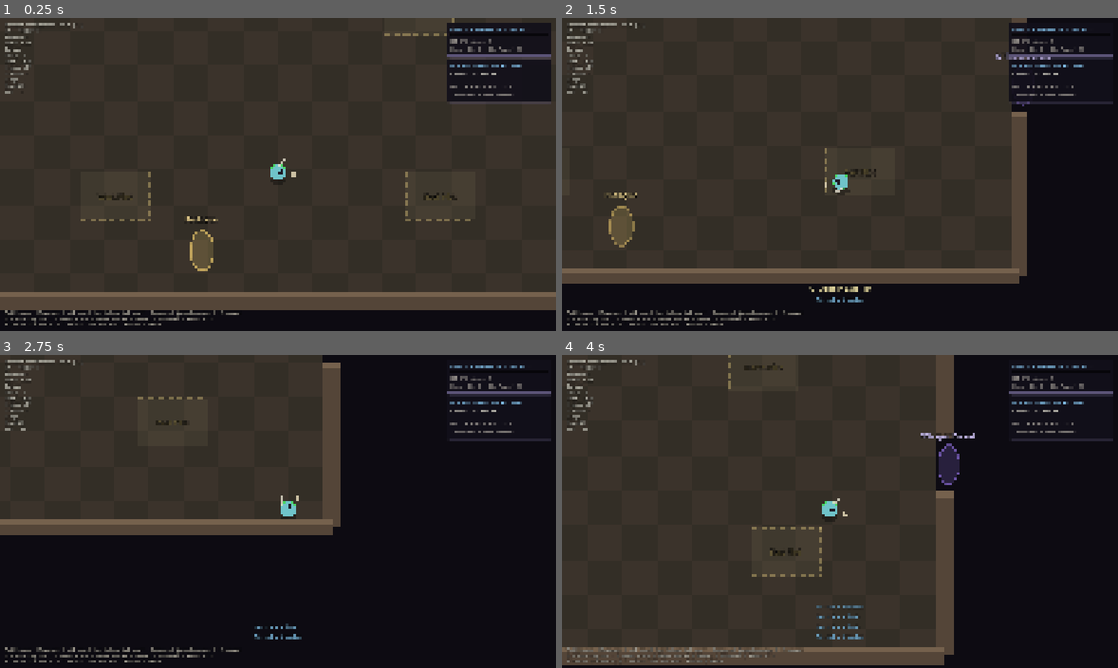
Above: before the commit, frames 1-4 (two rows, left to right).
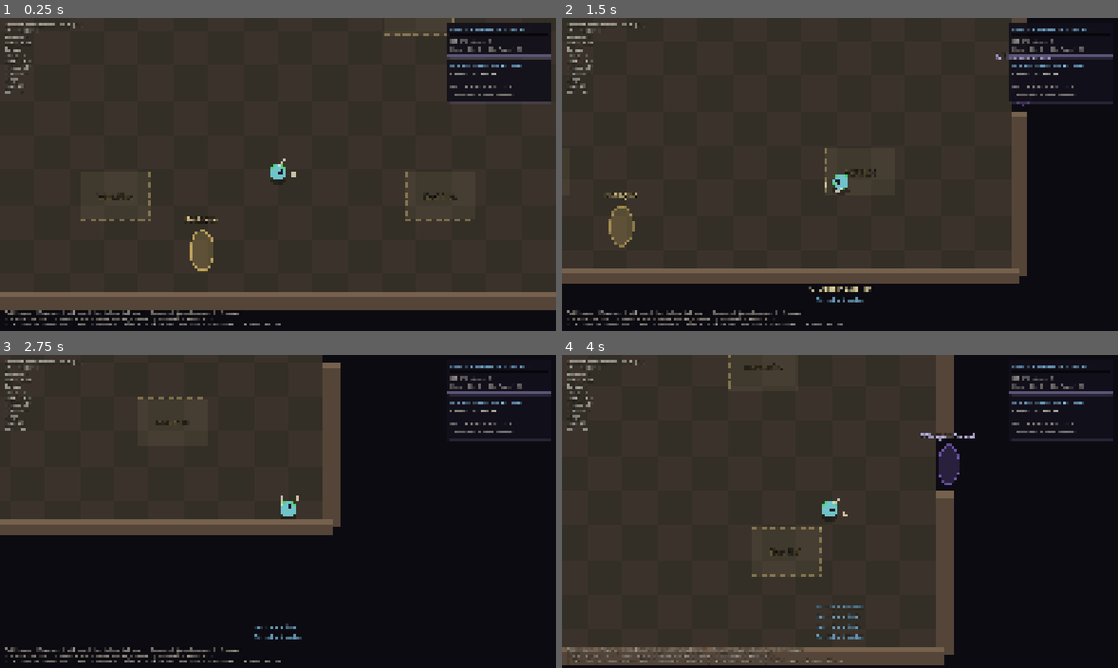
Above: after the commit, the same moments.

Repository: ncbender/Echo-of-the-Hollow
Game: Godot game, scene res://scenes/maps/home_base.tscn
Same seed, same stepped clock (60 frames per second), same inputs: the game is played once before the commit and once after it.
Inputs (mouse positions are in pixels of both pictures, inside the frame that each line leads up to):
- Up to frame 1 (0.25 s): no input
- Up to frame 2 (1.5 s): tap Enter at 0.5 s; move the mouse to (962, 158) at 0.52 s; hold D (move_right) 0.53-1.28 s; hold G (interact) 0.53-1.28 s; click (962, 158) at 0.67 s; move the mouse to (728, 190) at 1.27 s; hold S (move_down) from 1.28 s (still down); tap Q (ability_1) at 1.35 s
- Up to frame 3 (2.75 s): tap G (interact) at 1.55 s; move the mouse to (333, 442) at 2.02 s; release S (move_down) at 2.03 s; hold D (move_right) from 2.03 s (still down); hold G (interact) from 2.03 s (still down); tap E (ability_2) at 2.1 s
- Up to frame 4 (4 s): move the mouse to (812, 574) at 2.77 s; release D (move_right) at 2.78 s; release G (interact) at 2.78 s; hold W (move_up) 2.78-3.53 s; tap R (ability_3) at 2.85 s; click (812, 574) at 2.92 s; tap G (interact) at 3.05 s; move the mouse to (1006, 558) at 3.52 s; hold A (move_left) from 3.53 s (still down); hold G (interact) from 3.53 s (still down); tap F (ability_4) at 3.6 s

The runs differ from the first frame. In frame 1, 0.2% of the frame differs, in the area x 0-51%, y 96-99%; in frame 2, 0.2%; in frame 3, 0.2%; in frame 4, 0.2%.

Commit message:
Docs: class design, talent/skill/class quest docs, Class Foundation 0.2 report; F10 debug class levels
- CLASS_SYSTEM.md -> CLASS_DESIGN.md (rewritten), new TALENT_SYSTEM.md,
  SKILL_SYSTEM.md, CLASS_QUESTS.md, CLASS_FOUNDATION_02_REPORT.md.
- ARCHITECTURE, SAVE_SYSTEM (v4), COMBAT_DESIGN (attack speed, skills,
  statuses, feel-test proposals), TEST_STRATEGY, DEVELOPMENT_ROADMAP, CLAUDE.md.
- F10: +5 class levels and 100 gold for build/respec testing (never in trials).

Co-Authored-By: Claude Opus 5.5 <noreply@anthropic.com>
Claude-Session: https://claude.ai/code/session_01DCHuQoGc9nRvmUUtWtAhja

Diff:
--- a/project.godot
+++ b/project.godot
@@ -165,6 +165,11 @@
 "events": [Object(InputEventKey,"resource_local_to_scene":false,"resource_name":"","device":-1,"window_id":0,"alt_press …(195 unchanged characters)…
 ]
 }
+debug_class_levels={
+"deadzone": 0.2,
+"events": [Object(InputEventKey,"resource_local_to_scene":false,"resource_name":"","device":-1,"window_id":0,"alt_pressed":false,"shift_pressed":false,"ctrl_pressed":false,"meta_pressed":false,"pressed":false,"keycode":0,"physical_keycode":4194341,"key_label":0,"unicode":0,"location":0,"echo":false,"script":null)
+]
+}
 ui_options={
 "deadzone": 0.2,
 "events": [Object(InputEventKey,"resource_local_to_scene":false,"resource_name":"","device":-1,"window_id":0,"alt_press …(190 unchanged characters)…
--- a/scenes/ui/debug_overlay.tscn
+++ b/scenes/ui/debug_overlay.tscn
@@ -38,6 +38,6 @@
 theme_override_font_sizes/font_size = 15
 text = "WASD move  |  Mouse aim  |  LMB light  |  hold/release RMB heavy  |  Space dash (towards mouse)  |  1/2 weapon
 F1 hitboxes+vectors  |  F2 spawn enemy  |  F3 +mastery XP  |  F5 reset  |  F7 item kit  |  F8 +class XP
-G interact  |  I inventory  |  O options  |  F11 fullscreen  |  F6 save  |  F9 load"
+Q E R F skills  |  C class & talents  |  F10 +5 class levels  |  G interact  |  I inventory  |  O options  |  F11 fullscreen  |  F6 save  |  F9 load"
 autowrap_mode = 3
 vertical_alignment = 2
--- a/scripts/world/game_map.gd
+++ b/scripts/world/game_map.gd
@@ -11,6 +11,9 @@
 const GRUNT_SCENE: PackedScene = preload("res://scenes/enemies/grunt.tscn")
 const DEBUG_MASTERY_XP := 100
 const DEBUG_CLASS_XP := 100
+## F10: class levels (talent points) and gold for testing builds and respecs.
+const DEBUG_CLASS_LEVELS := 5
+const DEBUG_GOLD := 100
 ## F7 debug kit: one of every equippable test item plus building materials.
 const DEBUG_MATERIALS := {&"iron_ore": 10, &"timber": 10, &"stone": 10}
 ## F4 crafting kit: craftable bases + crafting materials (Resonance Forge vertical slice).
@@ -174,6 +177,8 @@
 		hud.notify("Debug item kit: %d items added" % give_debug_items(bridge.character))
 	elif event.is_action_pressed(&"debug_crafting_kit") and bridge != null:
 		hud.notify("Debug crafting kit: %d stacks added" % give_crafting_kit(bridge.character))
+	elif event.is_action_pressed(&"debug_class_levels") and bridge != null:
+		hud.notify(give_class_levels(bridge.character, DEBUG_CLASS_LEVELS))
 	elif event.is_action_pressed(&"debug_reset_arena"):
 		get_tree().reload_current_scene()
 	else:
@@ -224,3 +229,19 @@
 		if character.database.get_item(item_id) != null:
 			added += character.inventory.add_item(item_id, DEBUG_CRAFTING_ITEMS[item_id]).size()
 	return added
+
+
+## Debug (F10): `levels` class levels for the active (unlocked) class plus gold.
+## Never during a trial - trials must stay temporary.
+static func give_class_levels(character: Character, levels: int) -> String:
+	if character.classes.in_trial():
+		return "Not during a class trial"
+	var class_id := character.classes.active_class_id
+	var definition := character.database.get_class_def(class_id)
+	var xp := -character.classes.get_xp(class_id)
+	var level := character.classes.get_level(class_id)
+	for step in levels:
+		xp += definition.xp_to_next(mini(level + step, definition.max_level))
+	character.classes.add_xp(class_id, maxi(xp, 0))
+	character.inventory.add_item(&"gold_coin", DEBUG_GOLD)
+	return "Debug: %s is now level %d (+%d gold)" % [definition.display_name, character.classes.get_level(class_id), DEBUG_GOLD]
--- a/tests/integration/test_prologue.gd
+++ b/tests/integration/test_prologue.gd
@@ -232,3 +232,16 @@
 	await get_tree().process_frame
 	session.save_path = previous_path
 	session.set_character(previous_character)
+
+
+func test_debug_class_levels_never_touch_trials() -> void:
+	PrologueService.begin_trial(character, &"trial_warrior")
+	check_eq(GameMap.give_class_levels(character, 5), "Not during a class trial", "refused during a trial")
+	check(not character.classes.is_unlocked(&"warrior"), "trial class untouched")
+	PrologueService.end_trial(character, false)
+	character.classes.unlock(&"warrior")
+	character.switch_class(&"warrior", true)
+	var gold := character.inventory.count(&"gold_coin")
+	GameMap.give_class_levels(character, 5)
+	check_eq(character.classes.get_level(&"warrior"), 6, "+5 levels")
+	check_eq(character.inventory.count(&"gold_coin"), gold + GameMap.DEBUG_GOLD, "+gold")
Not shown, changed: CLAUDE.md
Not shown, changed: docs/ARCHITECTURE.md
Not shown, added: docs/CLASS_DESIGN.md
Not shown, added: docs/CLASS_FOUNDATION_02_REPORT.md
Not shown, added: docs/CLASS_QUESTS.md
Not shown, removed: docs/CLASS_SYSTEM.md
Not shown, changed: docs/COMBAT_DESIGN.md
Not shown, changed: docs/DEVELOPMENT_ROADMAP.md
Not shown, changed: docs/SAVE_SYSTEM.md
Not shown, added: docs/SKILL_SYSTEM.md
Not shown, added: docs/TALENT_SYSTEM.md
Not shown, changed: docs/TEST_STRATEGY.md
